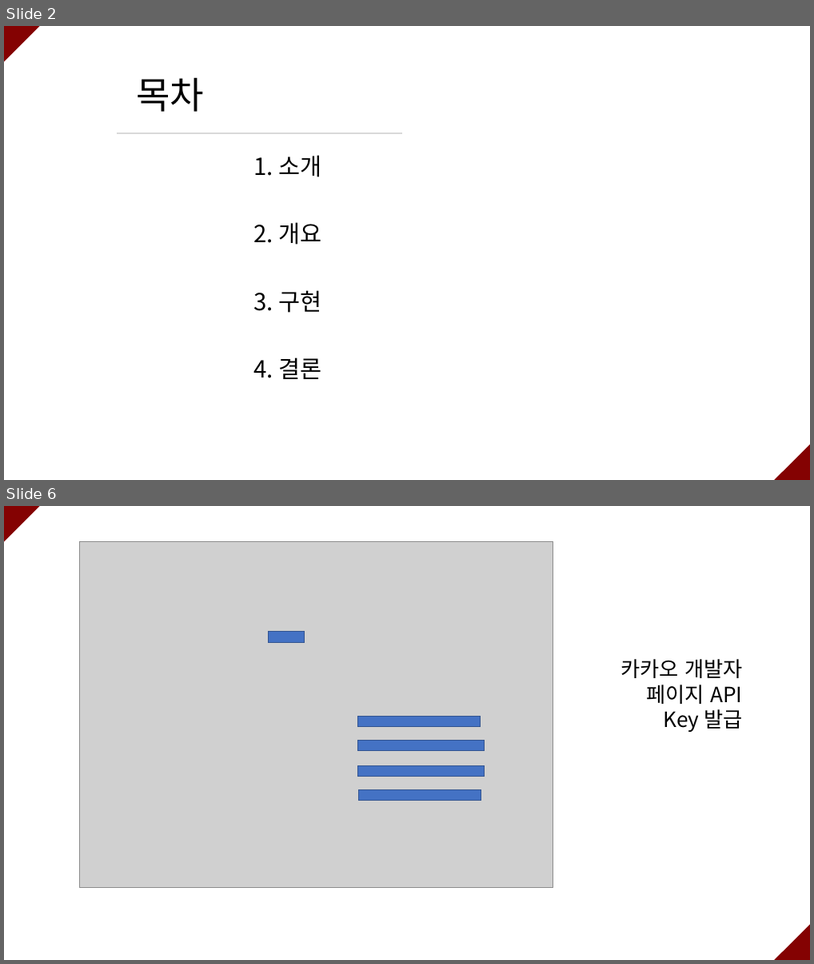
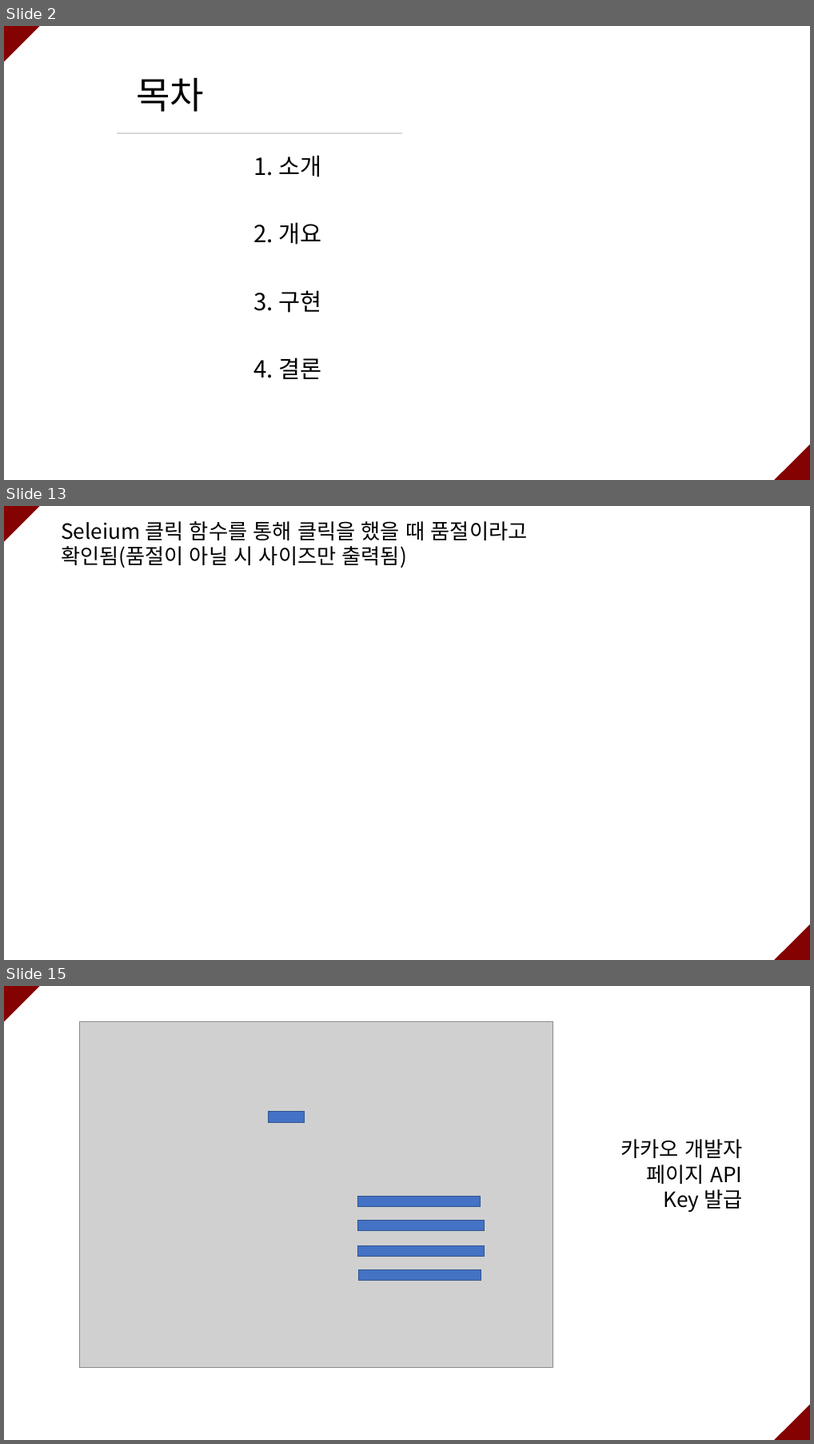
Before and after one commit to ramieeee/self_learning, a slide deck: semi_projects/쇼핑몰 옷 사이즈 확인 크롤링/쇼핑몰 옷 사이즈 확인 크롤링.pptx. Shown one above the other, each under a label of ours: slides 2 and 6 before the commit, slides 2, 13 and 15 after it; the slides between them are not shown. The pictures are 814x964 and 814x1444 pixels, drawn with LibreOffice and Linux fonts; fonts in the diff are those of the drawing; grey boxes stand for pictures. Boxes give left, top, right and bottom in pixels: in the first picture for what was removed or moved away, otherwise in the second. Text is boxed around its words. In the diff, an @@ line names an element or a change of style, - is before the commit and + after.

```diff
--- a/semi_projects/쇼핑몰 옷 사이즈 확인 크롤링/쇼핑몰 옷 사이즈 확인 크롤링.pptx
+++ b/semi_projects/쇼핑몰 옷 사이즈 확인 크롤링/쇼핑몰 옷 사이즈 확인 크롤링.pptx
@@ slide 13 added at (x1=4, y1=506, x2=810, y2=960), background #FFFFFF @@
@@ triangle added at (x1=4, y1=506, x2=40, y2=542), fill #840202 @@
@@ text added at (x1=61, y1=521, x2=528, y2=568), 25 pt, text #000000 @@
+Seleium 클릭 함수를 통해 클릭을 했을 때 품절이라고 확인됨(품절이 아닐 시 사이즈만 출력됨)
@@ triangle added at (x1=774, y1=924, x2=810, y2=960), fill #840202 @@
@@ what was slide 6 is now slide 15 @@
```
Also in this commit, not shown: 4 slides changed, 8 other slides added, 5 other files.
